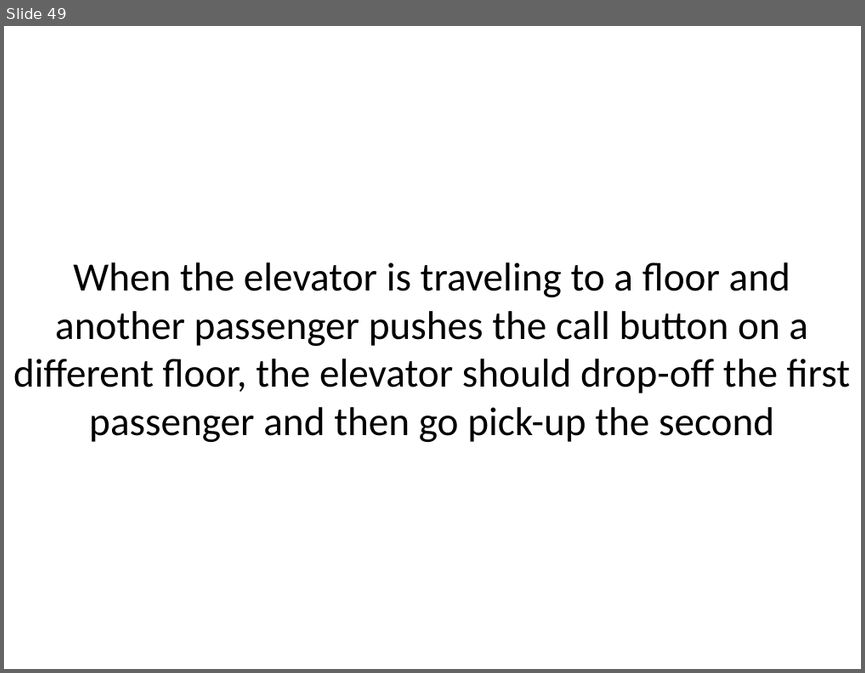
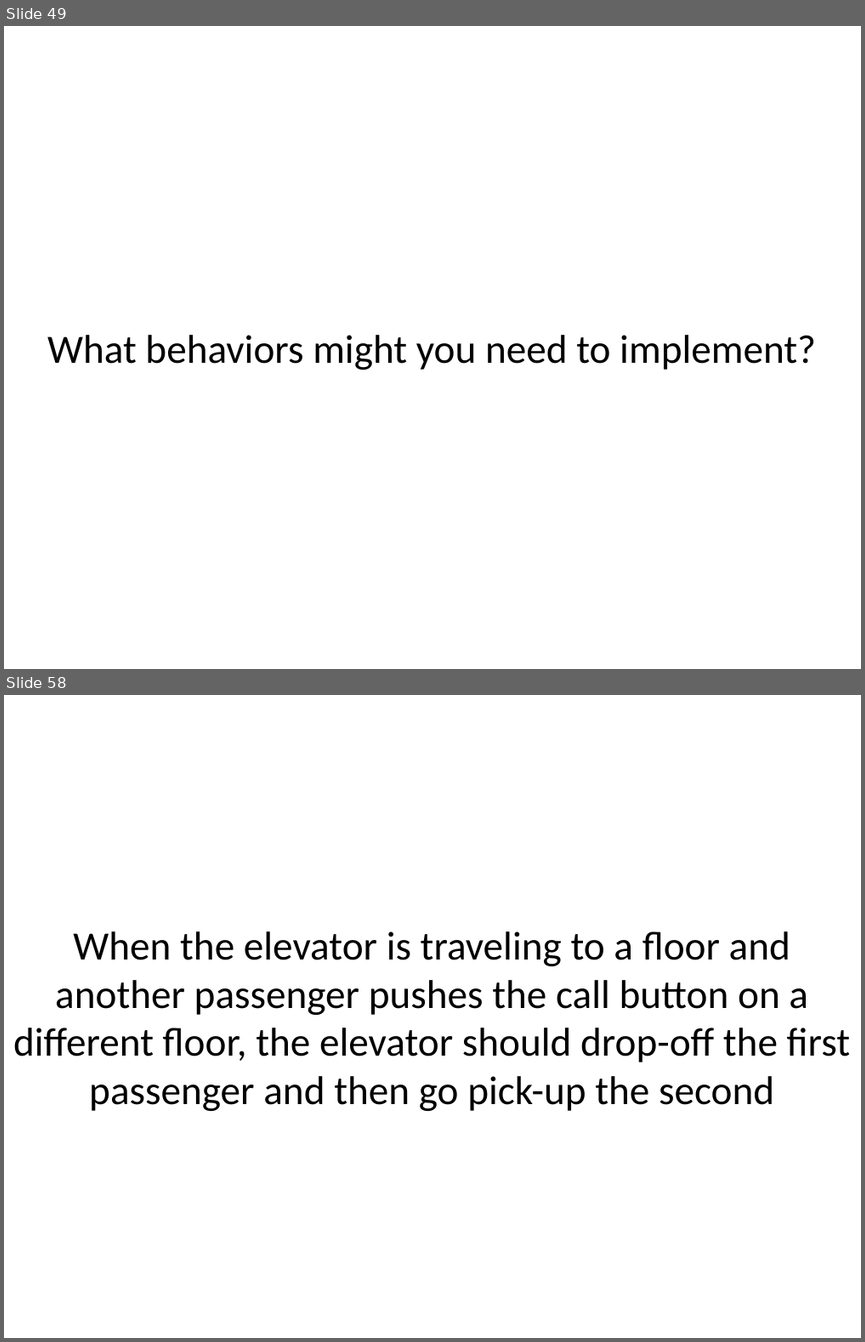
Before and after one commit to sl4mmy/presentations, a slide deck: tao-of-test-driven-development/tao-of-test-driven-development.ppt. Shown one above the other, each under a label of ours: slide 49 before the commit, slides 49 and 58 after it; the slides between them are not shown. The pictures are 865x673 and 865x1342 pixels, drawn with LibreOffice and Linux fonts; fonts in the diff are those of the drawing. Boxes give left, top, right and bottom in pixels: in the first picture for what was removed or moved away, otherwise in the second. Text is boxed around its words. In the diff, an @@ line names an element or a change of style, - is before the commit and + after.

```diff
--- a/tao-of-test-driven-development/tao-of-test-driven-development.ppt
+++ b/tao-of-test-driven-development/tao-of-test-driven-development.ppt
@@ slide 49 added at (4, 26, 861, 669), background #FFFFFF @@
@@ text added at (47, 335, 816, 369), 48 pt, text #000000 @@
+What behaviors might you need to implement?
@@ what was slide 49 is now slide 58 @@
```
Also in this commit, not shown: 8 slides changed, 8 other slides added, 4 other files.
